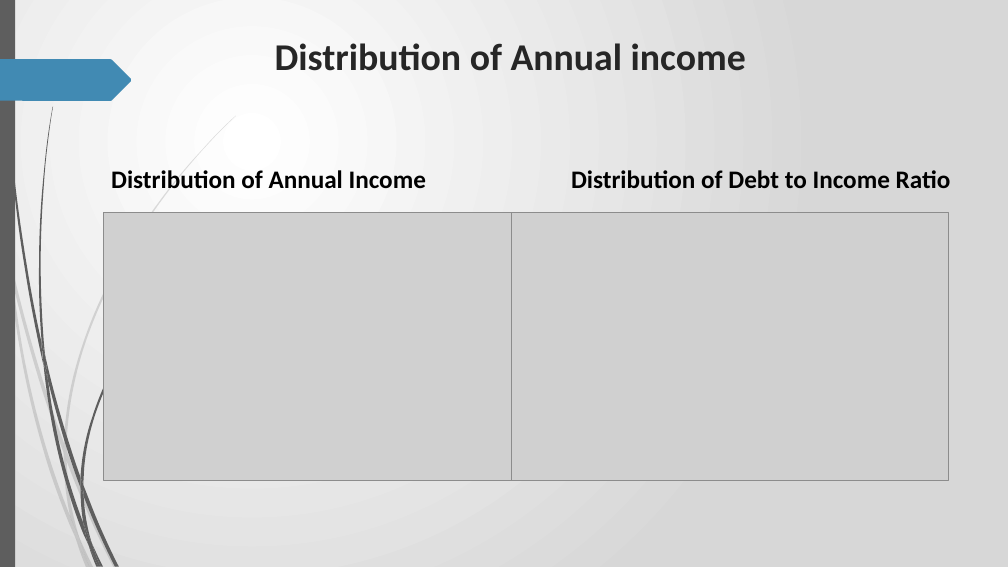
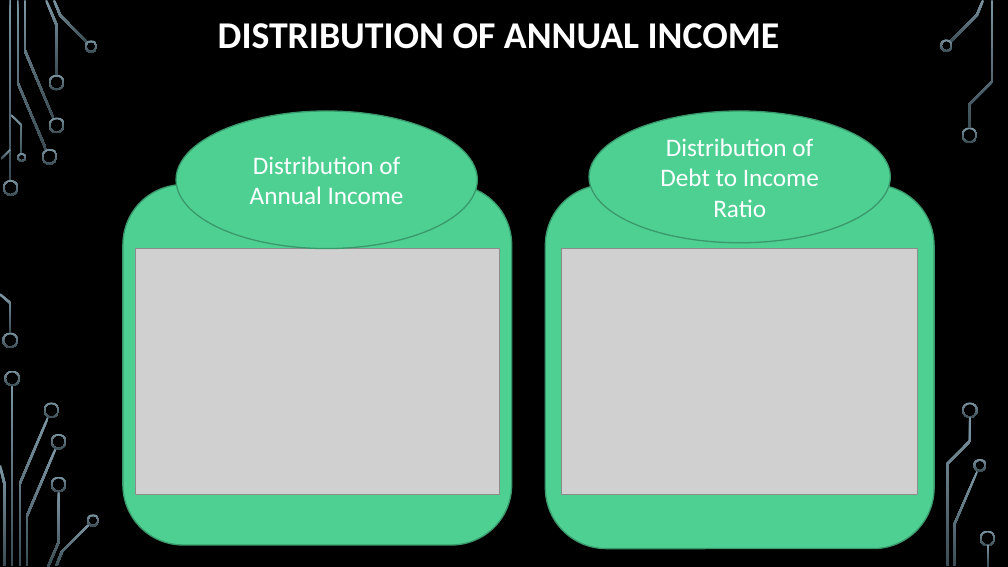
Before and after one commit to RavishankarDuMCA10/LendingClubCaseStudy, a slide deck: slide 7 of Case_Study.pptx (slide 14 before the commit). Drawn at 1008x567 pixels with LibreOffice and Linux fonts; fonts in the diff are those of the drawing; grey boxes stand for pictures; background and template pictures are left out. Boxes give left, top, right and bottom in pixels: in the first picture for what was removed or moved away, otherwise in the second. Text is boxed around its words. In the diff, an @@ line names an element or a change of style, - is before the commit and + after.

```diff
--- a/Case_Study.pptx
+++ b/Case_Study.pptx
@@ background gradient #FFFFFF to #D7D7D7 to picture (left out) @@
@@ rectangle removed at (0,0,15,567) @@
@@ title "DISTRIBUTION OF ANNUAL INCOME" at (218,23,780,49): vertical alignment top to middle @@
@@ title at (218,23,780,49): text changed; text colour #262626 to #FFFFFF @@
-Distribution of Annual income
+DISTRIBUTION OF ANNUAL INCOME
@@ freeform shape removed at (0,59,132,101) @@
@@ ellipse "Distribution of Annual Income": place and size @@
-ellipse "Distribution of Annual Income" at (111,170,426,188)
+ellipse "Distribution of Annual Income" at (176,111,478,249)
@@ ellipse "Distribution of Annual Income" at (176,111,478,249): text colour #000000 to #FFFFFF, bold off; alignment left to centre; vertical alignment top to middle; fill none to #4FD093; outline none to #3A9A6D 1.25 pt @@
@@ ellipse "Distribution of Debt to Income ..." at (589,111,891,243): text colour #000000 to #FFFFFF, bold off; alignment left to centre; vertical alignment top to middle; fill none to #4FD093; outline none to #3A9A6D 1.25 pt @@
@@ ellipse "Distribution of Debt to Income ...": place and size @@
-ellipse "Distribution of Debt to Income ..." at (571,170,951,188)
+ellipse "Distribution of Debt to Income ..." at (589,111,891,243)
@@ rounded rectangle added at (123,185,512,545), fill #4FD093, outline #3A9A6D 1.25 pt @@
@@ rounded rectangle added at (545,185,934,548), fill #4FD093, outline #3A9A6D 1.25 pt @@
@@ picture: place and size @@
-picture at (104,212,511,479)
+picture at (135,249,500,495)
@@ picture: place and size @@
-picture at (511,212,949,479)
+picture at (562,249,918,495)
@@ fill #5E5E5E to gradient #7C96A3 to #3B4C54 in 5 elements at (55,523,90,566), (51,476,67,492), (87,514,100,526), (18,417,48,566), (0,293,11,333) @@
@@ freeform shape: place and size @@
-freeform shape at (42,340,48,382)
+freeform shape at (0,293,11,333)
@@ freeform shape: place and size @@
-freeform shape at (43,361,88,546)
+freeform shape at (18,417,48,566)
@@ freeform shape: place and size @@
-freeform shape at (67,451,117,567)
+freeform shape at (26,448,57,566)
@@ fill #5E5E5E at 20% opacity to gradient #7C96A3 to #3B4C54 in 3 elements at (26,448,57,566), (47,492,60,567), (51,434,67,450) @@
@@ freeform shape: place and size @@
-freeform shape at (64,443,67,461)
+freeform shape at (51,434,67,450)
@@ freeform shape: place and size @@
-freeform shape at (80,477,83,496)
+freeform shape at (51,476,67,492)
@@ freeform shape: place and size @@
-freeform shape at (64,453,79,538)
+freeform shape at (47,492,60,567)
@@ group removed at (2,0,197,567): 7 freeform shapes @@
@@ freeform shape: place and size @@
-freeform shape at (83,523,101,566)
+freeform shape at (55,523,90,566)
@@ group removed at (0,116,236,567): 7 freeform shapes @@
@@ freeform shape: place and size @@
-freeform shape at (92,544,104,567)
+freeform shape at (87,514,100,526)
@@ group added at (0,0,996,566): 25 freeform shapes, 3 rectangles @@
```
Also in this commit, not shown: 15 other slides changed, 4 slides added, 27 slides removed.
